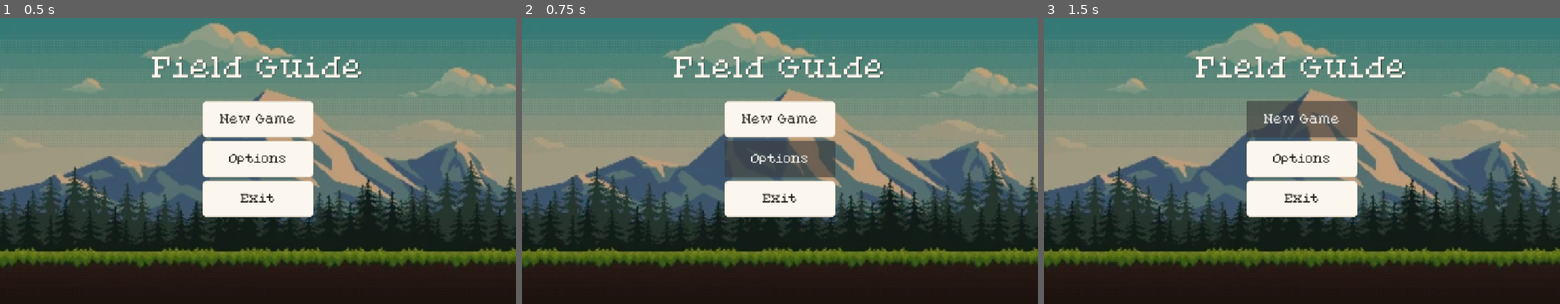
Above: before the commit, frames 1-3 (left to right).
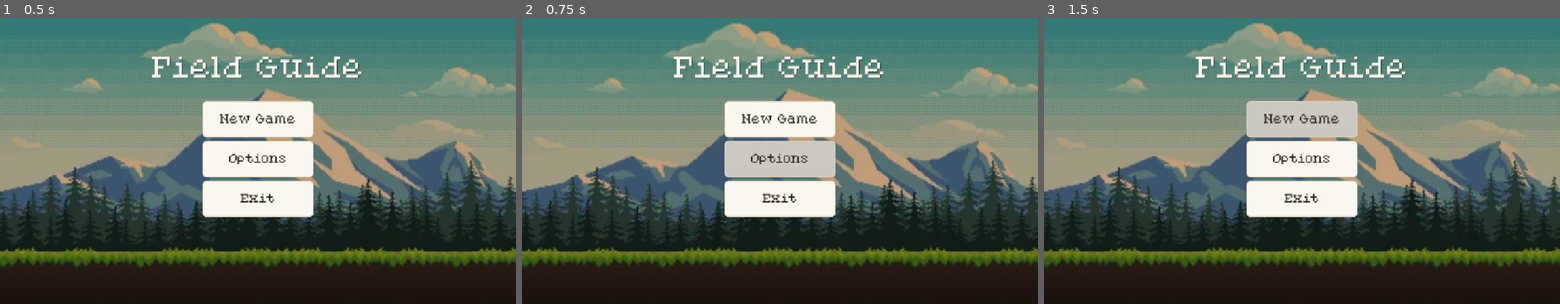
Above: after the commit, the same moments.

Repository: FivetyFive/Field-Guide
Game: Godot game, scene res://Main Menu.tscn
Same seed, same stepped clock (60 frames per second), same inputs: the game is played once before the commit and once after it.
Inputs:
- Up to frame 1 (0.5 s): no input
- Up to frame 2 (0.75 s): click "Options" at 0.5 s
- Up to frame 3 (1.5 s): click "New Game" at 1.25 s

Frame 1 is identical in both runs. In frame 2, 2.8% of the frame differs, in the area x 39-61%, y 42-56%; in frame 3, 2.8%, in the area x 39-61%, y 28-43%.

Commit message:
Added basic menu scripts

Diff:
--- a/Main Menu.tscn
+++ b/Main Menu.tscn
@@ -1,6 +1,7 @@
 [gd_scene format=3 uid="uid://bs10ehv7clri5"]
 
 [ext_resource type="Texture2D" uid="uid://cgnjmbjabw4fl" path="res://pixel-art-animation-background-snow-footage-259879936_iconl.webp" id="1_5b7ti"]
+[ext_resource type="Script" uid="uid://d1eoxwr78q1ok" path="res://main_menu.gd" id="1_i5qic"]
 [ext_resource type="FontFile" uid="uid://di52ejmsau0qy" path="res://PixelatedEleganceRegular-ovawB.ttf" id="2_dvdtt"]
 
 [sub_resource type="StyleBoxTexture" id="StyleBoxTexture_rxs28"]
@@ -20,6 +21,45 @@
 corner_radius_bottom_left = 8
 corner_detail = 5
 
+[sub_resource type="StyleBoxFlat" id="StyleBoxFlat_dvdtt"]
+bg_color = Color(0.65, 0.63970834, 0.61749995, 1)
+border_width_left = 2
+border_width_top = 2
+border_width_right = 2
+border_width_bottom = 2
+border_color = Color(0.8627451, 0.827451, 0.7529412, 1)
+corner_radius_top_left = 8
+corner_radius_top_right = 8
+corner_radius_bottom_right = 8
+corner_radius_bottom_left = 8
+corner_detail = 5
+
+[sub_resource type="StyleBoxFlat" id="StyleBoxFlat_i5qic"]
+bg_color = Color(0.8, 0.78533334, 0.76, 1)
+border_width_left = 2
+border_width_top = 2
+border_width_right = 2
+border_width_bottom = 2
+border_color = Color(0.8627451, 0.827451, 0.7529412, 1)
+corner_radius_top_left = 8
+corner_radius_top_right = 8
+corner_radius_bottom_right = 8
+corner_radius_bottom_left = 8
+corner_detail = 5
+
+[sub_resource type="StyleBoxFlat" id="StyleBoxFlat_12kdf"]
+bg_color = Color(0.9843137, 0.96862745, 0.93333334, 1)
+border_width_left = 3
+border_width_top = 3
+border_width_right = 3
+border_width_bottom = 3
+border_color = Color(0.8352941, 0.4862745, 0.27058825, 1)
+corner_radius_top_left = 8
+corner_radius_top_right = 8
+corner_radius_bottom_right = 8
+corner_radius_bottom_left = 8
+corner_detail = 5
+
 [node name="MainMenu" type="Control" unique_id=1383819405]
 layout_mode = 3
 anchors_preset = 15
@@ -27,8 +67,9 @@
 anchor_bottom = 1.0
 grow_horizontal = 2
 grow_vertical = 2
+script = ExtResource("1_i5qic")
 
-[node name="Panel" type="Panel" parent="." unique_id=1776999476]
+[node name="background" type="Panel" parent="." unique_id=1776999476]
 layout_mode = 1
 anchors_preset = 15
 anchor_right = 1.0
@@ -37,7 +78,7 @@
 grow_vertical = 2
 theme_override_styles/panel = SubResource("StyleBoxTexture_rxs28")
 
-[node name="Label" type="Label" parent="Panel" unique_id=87821904]
+[node name="title" type="Label" parent="background" unique_id=87821904]
 layout_mode = 1
 anchors_preset = 5
 anchor_left = 0.5
@@ -54,7 +95,7 @@
 text = "Field Guide"
 horizontal_alignment = 1
 
-[node name="VBoxContainer" type="VBoxContainer" parent="." unique_id=114287950]
+[node name="buttonsContainer" type="VBoxContainer" parent="." unique_id=114287950]
 layout_mode = 1
 anchors_preset = 8
 anchor_left = 0.5
@@ -69,29 +110,51 @@
 grow_vertical = 2
 theme_override_constants/separation = 7
 
-[node name="Button" type="Button" parent="VBoxContainer" unique_id=1197991980]
+[node name="newGame" type="Button" parent="buttonsContainer" unique_id=1197991980]
 layout_mode = 2
 size_flags_vertical = 3
 theme_override_colors/font_color = Color(0.17254902, 0.14901961, 0.11372549, 1)
+theme_override_colors/font_focus_color = Color(0.17254902, 0.14901961, 0.11372549, 1)
+theme_override_colors/font_pressed_color = Color(0.17254902, 0.14901961, 0.11372549, 1)
+theme_override_colors/font_hover_color = Color(0.17254902, 0.14901961, 0.11372549, 1)
 theme_override_fonts/font = ExtResource("2_dvdtt")
 theme_override_font_sizes/font_size = 25
 theme_override_styles/normal = SubResource("StyleBoxFlat_7yr4w")
+theme_override_styles/pressed = SubResource("StyleBoxFlat_dvdtt")
+theme_override_styles/hover = SubResource("StyleBoxFlat_i5qic")
+theme_override_styles/focus = SubResource("StyleBoxFlat_12kdf")
 text = "New Game"
 
-[node name="Button2" type="Button" parent="VBoxContainer" unique_id=1727673804]
+[node name="options" type="Button" parent="buttonsContainer" unique_id=1727673804]
 layout_mode = 2
 size_flags_vertical = 3
 theme_override_colors/font_color = Color(0.17254902, 0.14901961, 0.11372549, 1)
+theme_override_colors/font_focus_color = Color(0.17254902, 0.14901961, 0.11372549, 1)
+theme_override_colors/font_pressed_color = Color(0.17254902, 0.14901961, 0.11372549, 1)
+theme_override_colors/font_hover_color = Color(0.17254902, 0.14901961, 0.11372549, 1)
 theme_override_fonts/font = ExtResource("2_dvdtt")
 theme_override_font_sizes/font_size = 25
 theme_override_styles/normal = SubResource("StyleBoxFlat_7yr4w")
+theme_override_styles/pressed = SubResource("StyleBoxFlat_dvdtt")
+theme_override_styles/hover = SubResource("StyleBoxFlat_i5qic")
+theme_override_styles/focus = SubResource("StyleBoxFlat_12kdf")
 text = "Options"
 
-[node name="Button3" type="Button" parent="VBoxContainer" unique_id=642185747]
+[node name="exit" type="Button" parent="buttonsContainer" unique_id=642185747]
 layout_mode = 2
 size_flags_vertical = 3
 theme_override_colors/font_color = Color(0.17254902, 0.14901961, 0.11372549, 1)
+theme_override_colors/font_focus_color = Color(0.17254902, 0.14901961, 0.11372549, 1)
+theme_override_colors/font_pressed_color = Color(0.17254902, 0.14901961, 0.11372549, 1)
+theme_override_colors/font_hover_color = Color(0.17254902, 0.14901961, 0.11372549, 1)
 theme_override_fonts/font = ExtResource("2_dvdtt")
 theme_override_font_sizes/font_size = 25
 theme_override_styles/normal = SubResource("StyleBoxFlat_7yr4w")
+theme_override_styles/pressed = SubResource("StyleBoxFlat_dvdtt")
+theme_override_styles/hover = SubResource("StyleBoxFlat_i5qic")
+theme_override_styles/focus = SubResource("StyleBoxFlat_12kdf")
 text = "Exit"
+
+[connection signal="pressed" from="buttonsContainer/newGame" to="." method="_on_newGame_pressed"]
+[connection signal="pressed" from="buttonsContainer/options" to="." method="_on_options_pressed"]
+[connection signal="pressed" from="buttonsContainer/exit" to="." method="_on_exit_pressed"]
--- /dev/null
+++ b/main_menu.gd
@@ -0,0 +1,26 @@
+extends Control
+
+
+# Called when the node enters the scene tree for the first time.
+func _ready() -> void:
+	pass # Replace with function body.
+
+
+# Called every frame. 'delta' is the elapsed time since the previous frame.
+func _process(delta: float) -> void:
+	pass
+
+
+func _on_newGame_pressed() -> void:
+	print("New Game pressed")
+	#get_tree().change_scene_to_file()
+
+
+func _on_options_pressed() -> void:
+	print("Options pressed")
+	#get_tree().change_scene_to_file()
+
+
+func _on_exit_pressed() -> void:
+	print("Exit pressed")
+	get_tree().quit()
Not shown, added: main_menu.gd.uid
